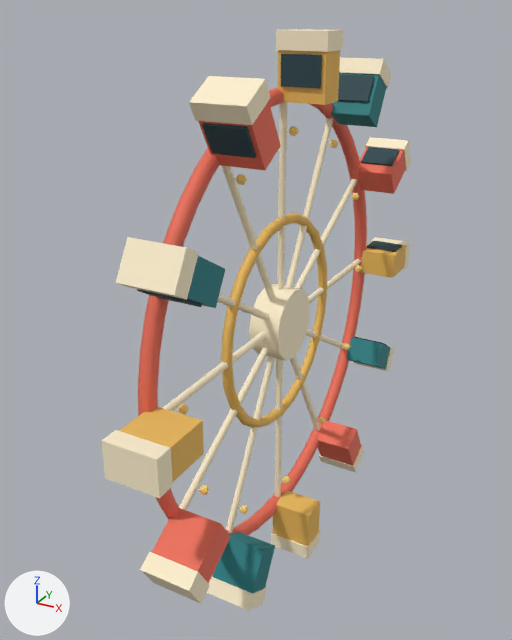
What one commit did to the glTF model games/brightway-park/public/art/models/ride_enterprise_motion.glb.
Camera for both pictures: a 50 mm lens placed at (5.62, -11.18, 5.52), pointed at (-0.36, -0.32, 0.09). Every picture has the same lights, and +X, +Y and +Z are marked at lower left. The older version comes first. Where no turn or scale is listed for an object, it has been applied to the vertices.

Script lines for the objects in view, before the commit:
```python
ob_ride_enterprise_motion_0 = bpy.data.objects.new('ride_enterprise_motion_0', me_mesh_0)
ob_ride_enterprise_motion_0.location = (0.0, 0.0, 0.0)
ob_ride_enterprise_motion_1 = bpy.data.objects.new('ride_enterprise_motion_1', me_mesh_1)
ob_ride_enterprise_motion_1.location = (0.0, 0.0, 0.0)
ob_ride_enterprise_motion_2 = bpy.data.objects.new('ride_enterprise_motion_2', me_mesh_2)
ob_ride_enterprise_motion_2.location = (0.0, 0.0, 0.0)
ob_ride_enterprise_motion_3 = bpy.data.objects.new('ride_enterprise_motion_3', me_mesh_3)
ob_ride_enterprise_motion_3.location = (0.0, 0.0, 0.0)
ob_ride_enterprise_motion_4 = bpy.data.objects.new('ride_enterprise_motion_4', me_mesh_4)
ob_ride_enterprise_motion_4.location = (0.0, 0.0, 0.0)
# also in view: 'ride_enterprise_motion_5' at (0.45, 0.0, 0.0)
```
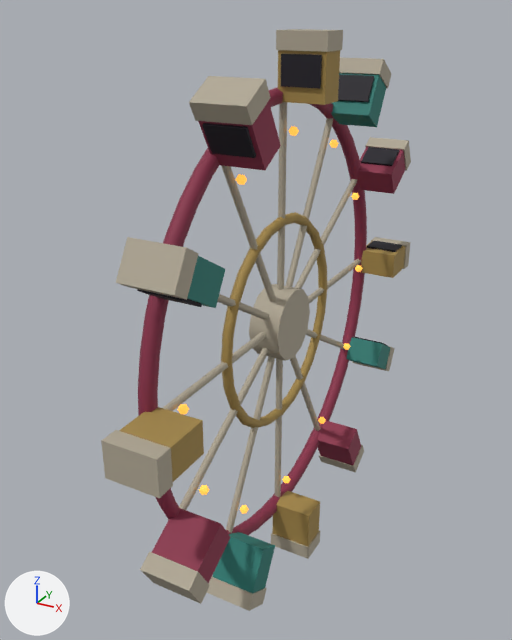
Where the change shows, as pixel boxes (x1, y1, x2, y2) in the pictures (512 x 640 px):
```json
{"object": "ride_enterprise_motion_2", "change": "recoloured", "before": [101, 29, 411, 611], "after": [101, 29, 411, 611], "on screen": "beige to grey"}
{"object": "ride_enterprise_motion_0", "change": "recoloured", "before": [138, 87, 406, 583], "after": [138, 87, 406, 583]}
{"object": "ride_enterprise_motion_1", "change": "recoloured", "before": [119, 50, 405, 546], "after": [119, 50, 405, 546]}
{"object": "ride_enterprise_motion_4", "change": "surface changed", "before": [177, 126, 363, 514], "after": [177, 126, 363, 514]}
```

The change, as JSON lines over the scene's bpy script:
```json
{"op": "set", "path": "mat_material_0.base_color", "old": "(0.863, 0.162, 0.0999)", "new": "(0.262, 0.0284, 0.0685)", "note": "red #ef7059 -> red #8c2f4a"}
{"op": "set", "path": "mat_material_1.base_color", "old": "(0.847, 0.503, 0.107)", "new": "(0.381, 0.254, 0.0685)", "note": "orange #edbc5c -> brown #a68a4a"}
{"op": "set", "path": "mat_material_2.base_color", "old": "(1.0, 0.88, 0.624)", "new": "(0.44, 0.392, 0.301)", "note": "beige #fff1cf -> grey #b1a895"}
{"op": "add", "block": "mat_material_4", "code": "mat_material_4.emission_strength = 1.0"}
```
